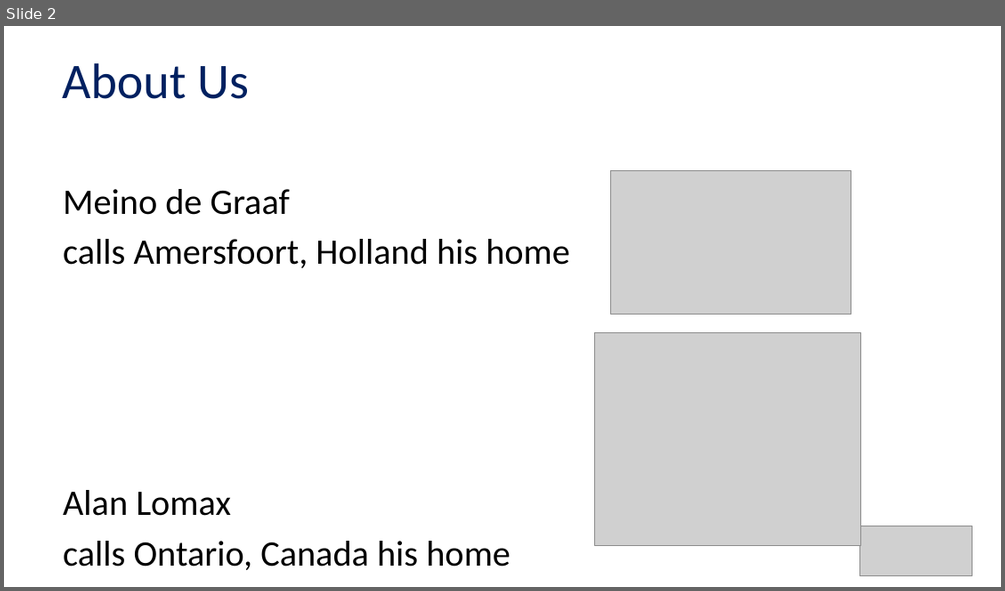
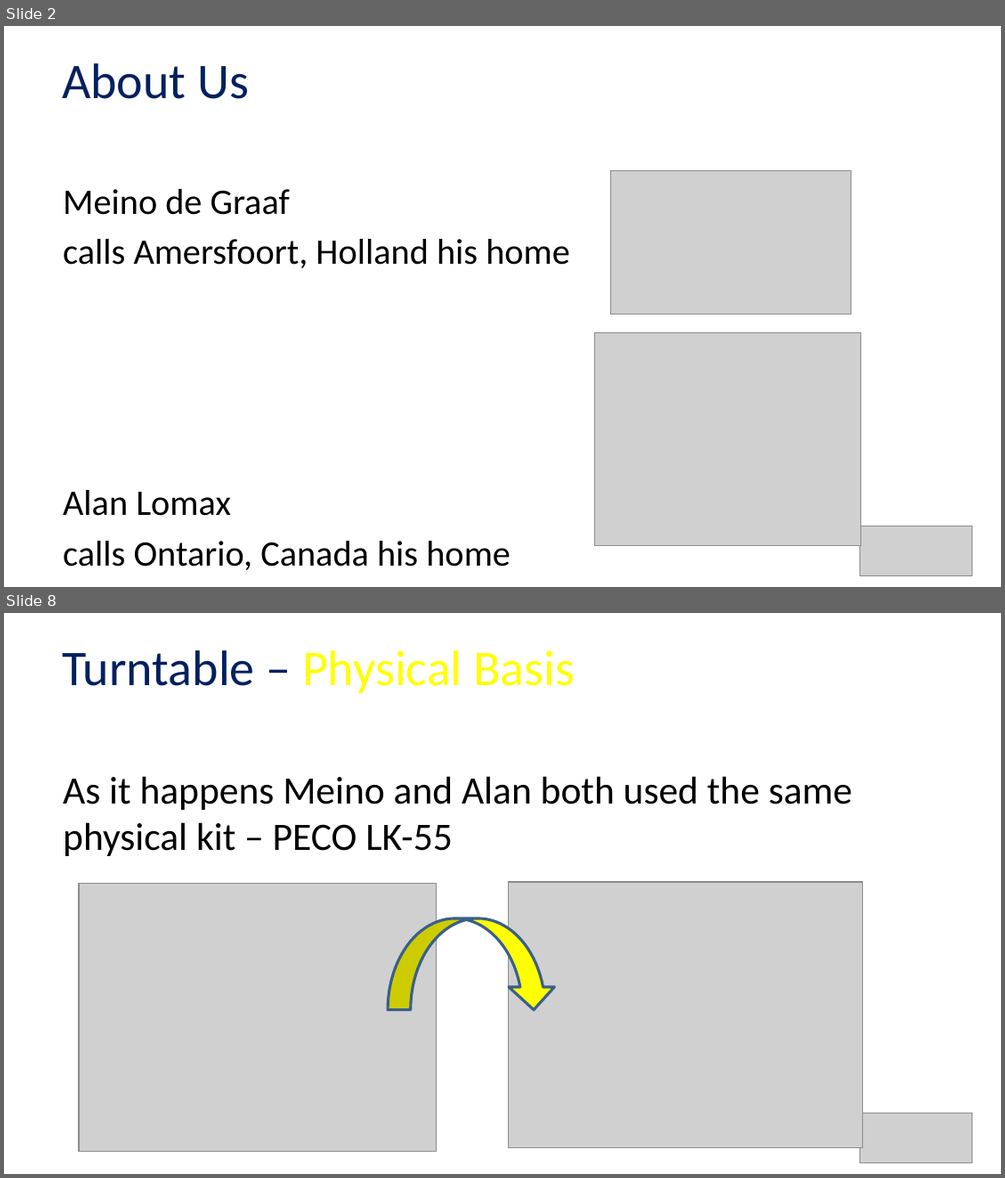
Before and after one commit to Alan-Lomax/MERG-SIG-Presentations, a slide deck: MERG Arduino SIG Turntable Part 1.pptx. Shown one above the other, each under a label of ours: slide 2 before the commit, slides 2 and 8 after it; the slides between them are not shown. The pictures are 1005x591 and 1005x1178 pixels, drawn with LibreOffice and Linux fonts; fonts in the diff are those of the drawing; grey boxes stand for pictures; background and template pictures are left out. Boxes give left, top, right and bottom in pixels: in the first picture for what was removed or moved away, otherwise in the second. Text is boxed around its words. In the diff, an @@ line names an element or a change of style, - is before the commit and + after.

```diff
--- a/MERG Arduino SIG Turntable Part 1.pptx
+++ b/MERG Arduino SIG Turntable Part 1.pptx
@@ slide 8 added at (4,613,1001,1174), background picture (left out) @@
@@ title added at (62,650,574,693), 36 pt, text #FFFF00 @@
+Turntable – Physical Basis
@@ text added at (63,776,852,856), 28 pt, text #000000 @@
+As it happens Meino and Alan both used the same physical kit – PECO LK-55
@@ picture added at (79,884,436,1151) @@
@@ picture added at (509,882,863,1148) @@
@@ curved down arrow added at (388,918,556,1010), fill #FFFF00, outline #3A5F8C 2 pt @@
@@ picture added at (859,1112,971,1162) @@
```
Also in this commit, not shown: 3 slides changed, 4 other slides added, 3 slides removed.
